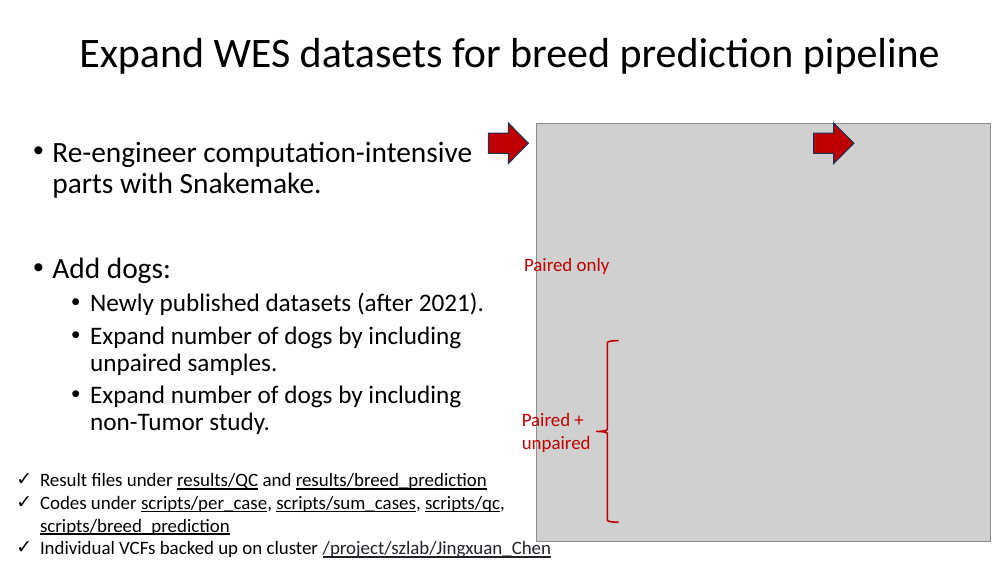
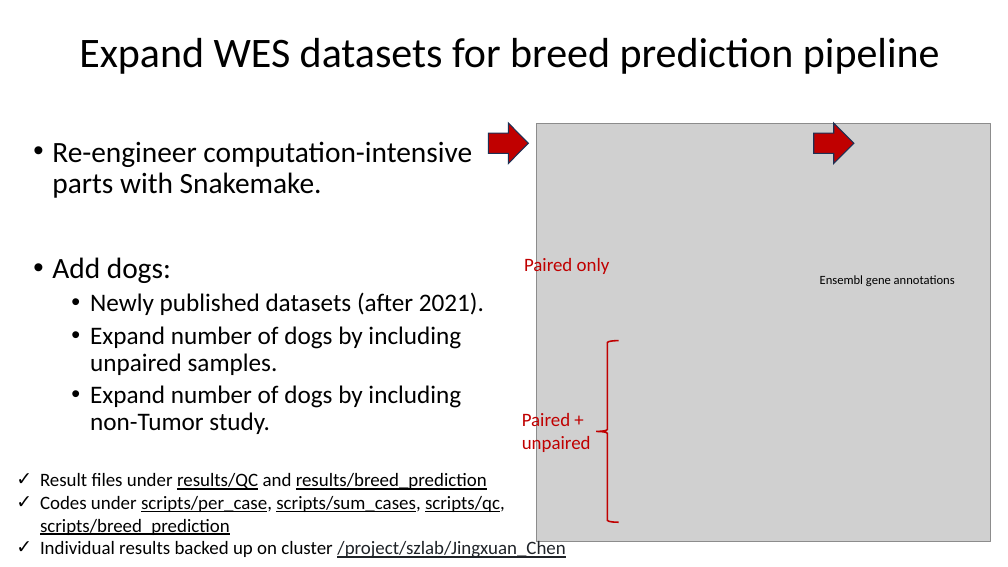
Before and after one commit to JingxuanChen7/canine_tumor_wes, a slide deck: slide 5 of doc/LabMeeting120123.pptx. Drawn at 1008x567 pixels with LibreOffice and Linux fonts; fonts in the diff are those of the drawing; grey boxes stand for pictures. Boxes give left, top, right and bottom in pixels: in the first picture for what was removed or moved away, otherwise in the second. Text is boxed around its words. In the diff, an @@ line names an element or a change of style, - is before the commit and + after.

```diff
--- a/doc/LabMeeting120123.pptx
+++ b/doc/LabMeeting120123.pptx
@@ text added at [820, 275, 955, 286], 12 pt, text #000000 @@
+Ensembl gene annotations
@@ text at [40, 539, 565, 558]: text changed @@
-✓ Individual VCFs backed up on cluster /project/szlab/Jingxuan_Chen
+✓ Individual results backed up on cluster /project/szlab/Jingxuan_Chen
```
Also in this commit, not shown: 4 other slides changed, 1 slide added.
